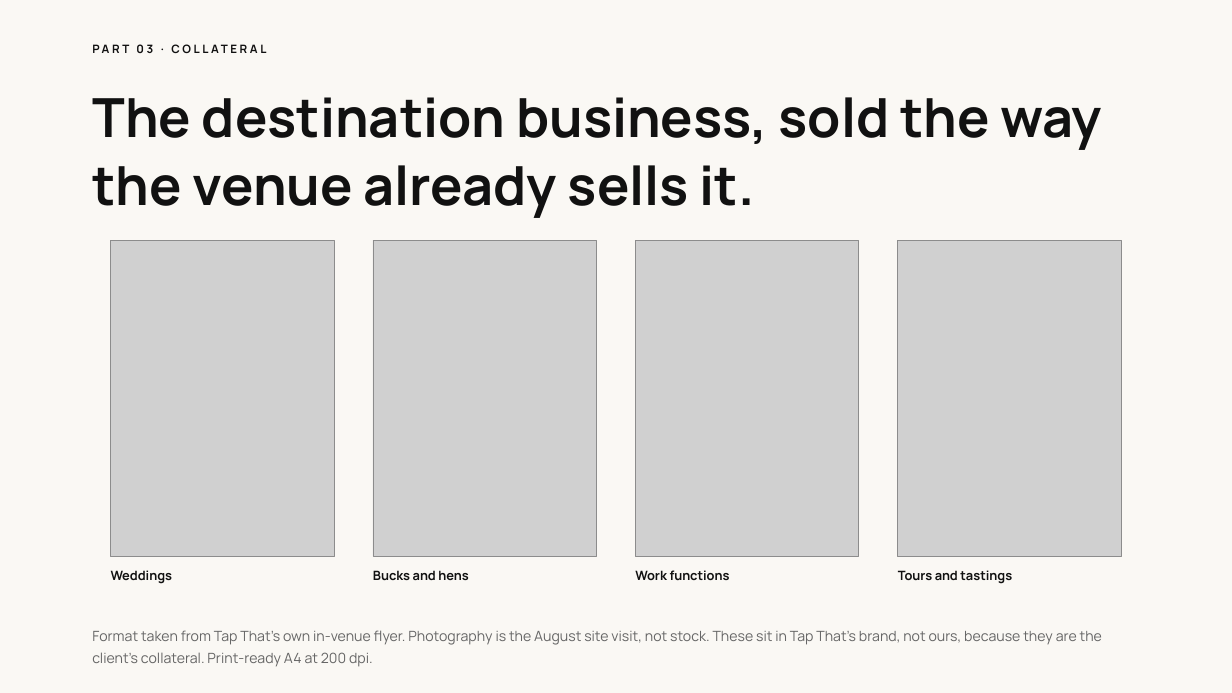
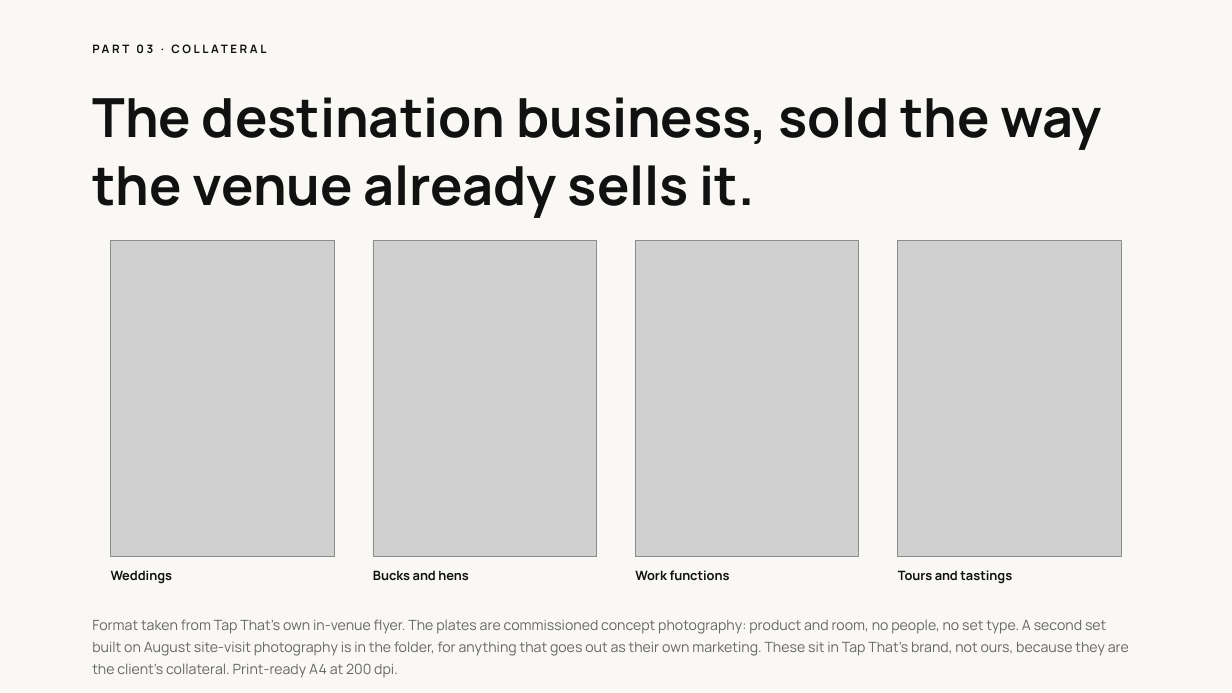
Before and after one commit to clentjewell/tapthatbrewery, a slide deck: slide 12 of 00 Admin/06 Presentations/JP_TapThat_ThePivot_v03.pptx. Drawn at 1232x693 pixels with LibreOffice and Linux fonts; fonts in the diff are those of the drawing; grey boxes stand for pictures. Boxes give left, top, right and bottom in pixels: in the first picture for what was removed or moved away, otherwise in the second. Text is boxed around its words. In the diff, an @@ line names an element or a change of style, - is before the commit and + after.

```diff
--- a/00 Admin/06 Presentations/JP_TapThat_ThePivot_v03.pptx
+++ b/00 Admin/06 Presentations/JP_TapThat_ThePivot_v03.pptx
@@ text at <box>92,619,1129,678</box>: text changed @@
-Format taken from Tap That's own in-venue flyer. Photography is the August site visit, not stock. These sit in Tap That's brand, not ours, because they are the client's collateral. Print-ready A4 at 200 dpi.
+Format taken from Tap That's own in-venue flyer. The plates are commissioned concept photography: product and room, no people, no set type. A second set built on August site-visit photography is in the folder, for anything that goes out as their own marketing. These sit in Tap That's brand, not ours, because they are the client's collateral. Print-ready A4 at 200 dpi.
```
Also in this commit, not shown: 19 other files.
